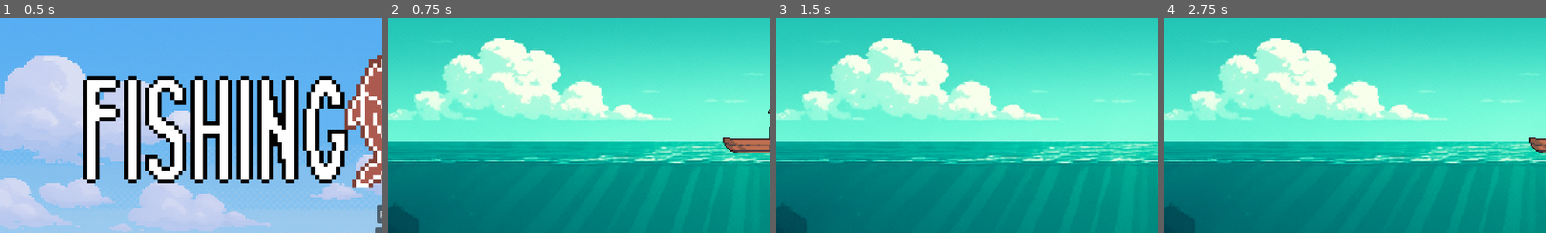
Above: before the commit, frames 1-4 (left to right).
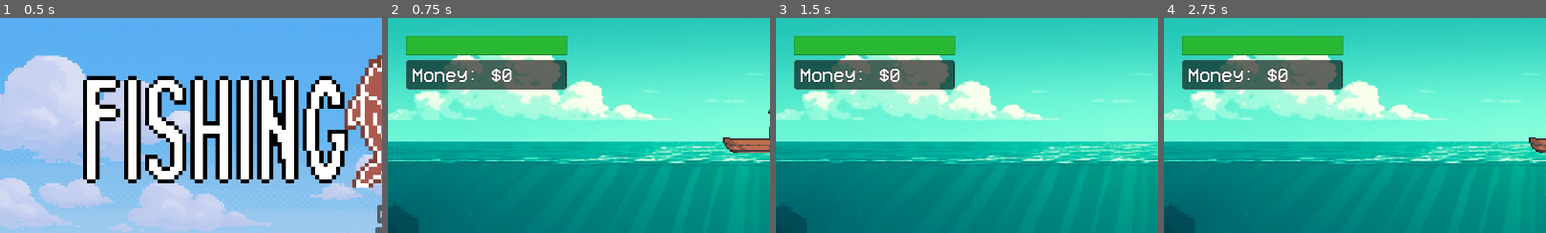
Above: after the commit, the same moments.

Repository: khangndct/oop-project-fishingfrenzy
Game: Godot game, scene res://Scenes/Main/Main.tscn
Same seed, same stepped clock (60 frames per second), same inputs: the game is played once before the commit and once after it.
Inputs:
- Up to frame 1 (0.5 s): no input
- Up to frame 2 (0.75 s): click "Play" at 0.5 s
- Up to frame 3 (1.5 s): tap Enter at 1.25 s; hold Right (arrowRight) from 1.28 s (still down); tap Space (spaceBar) at 1.35 s
- Up to frame 4 (2.75 s): release Right (arrowRight) at 2.03 s; hold Left (arrowLeft) from 2.03 s (still down); tap Space (spaceBar) at 2.1 s
The pictures show only the part of the screen within x 0-50%, y 0-50%; the shares and areas given below are measured in that part.

Frame 1 is identical in both runs. In frame 2, 9.5% of the frame differs, in the area x 4-47%, y 8-34%; in frame 3, 9.5%; in frame 4, 9.5%.

Commit message:
create HUD
add font, add Player Energy, add reduce energy function for Fish

Diff:
--- a/src/Entities/Player/Player.gd
+++ b/src/Entities/Player/Player.gd
@@ -2,19 +2,36 @@
 
 extends Node2D
 
+signal energy_changed(new_energy)
 
 enum State { IDLE, MOVE_LEFT, MOVE_RIGHT, AT_LEFTBOUND, AT_RIGHTBOUND }
 
+@export var speed : int = 10
+@export var max_energy : int = 100
+@export var energy_cost_per_fish : int = 2
 
-@export var speed : int = 10
 var player_state : int = State.IDLE
+var energy : int = 100 : set = set_energy
 
 
 func _ready():
-	pass
+	energy = max_energy  # Initialize energy to max
 
-func _physics_process(delta):
+func set_energy(new_energy: int):
+	energy = clamp(new_energy, 0, max_energy)
+	energy_changed.emit(energy)
+
+func reduce_energy_for_fish():
+	energy -= energy_cost_per_fish
+	if energy <= 0:
+		print("Player is exhausted!")
+
+func restore_energy(amount: int):
+	energy += amount
+
+func _physics_process(_delta):
 	var screen_size = get_viewport_rect().size
+
 	match player_state:
 		State.IDLE:
 			if Input.is_action_pressed("arrowRight"):
--- a/src/Entities/Rod/Rod.gd
+++ b/src/Entities/Rod/Rod.gd
@@ -48,6 +48,10 @@
 				$Line.points[0].y -= power
 			if abs($Line.points[1].y - $Line.points[0].y) <= 90:
 				GlobalVariable.money += fish_ref.fish_data.get_stat("value")
+				# Reduce player energy when fish is caught
+				var player = get_parent()  # Rod is child of Player
+				if player and player is Player:
+					player.reduce_energy_for_fish()
 				if is_instance_valid(fish_ref):
 					fish_ref.queue_free()
 				fish_ref = null
--- /dev/null
+++ b/src/Scenes/Play/HUD.gd
@@ -0,0 +1,24 @@
+extends CanvasLayer
+
+@onready var money_label = $MoneyLabel
+@onready var energy_bar = $EnergyBar
+var player_ref : Player
+
+func _ready():
+	update_money_display()
+	# Get reference to player
+	player_ref = get_node("../Player")
+	if player_ref:
+		player_ref.energy_changed.connect(_on_player_energy_changed)
+		# Initialize energy bar
+		energy_bar.max_value = player_ref.max_energy
+		energy_bar.value = player_ref.energy
+
+func _process(_delta):
+	update_money_display()
+
+func update_money_display():
+	money_label.text = "Money: $" + str(GlobalVariable.money)
+
+func _on_player_energy_changed(new_energy: int):
+	energy_bar.value = new_energy
--- /dev/null
+++ b/src/Scenes/Play/HUD.tscn
@@ -0,0 +1,64 @@
+[gd_scene load_steps=6 format=3 uid="uid://2p5klf8messb"]
+
+[ext_resource type="Script" uid="uid://xldj8vde1txf" path="res://Scenes/Play/HUD.gd" id="1_hud_script"]
+[ext_resource type="FontFile" uid="uid://65rfcb3imfa2" path="res://Assets/Font/vcr_osd_mono/VCR_OSD_MONO_1.001.ttf" id="2_pixel_font"]
+
+[sub_resource type="StyleBoxFlat" id="StyleBoxFlat_1"]
+bg_color = Color(0.2, 0.2, 0.2, 0.8)
+border_width_left = 2
+border_width_top = 2
+border_width_right = 2
+border_width_bottom = 2
+border_color = Color(0.5, 0.5, 0.5, 1)
+
+[sub_resource type="StyleBoxFlat" id="StyleBoxFlat_2"]
+bg_color = Color(0.2, 0.8, 0.2, 1)
+border_width_left = 1
+border_width_top = 1
+border_width_right = 1
+border_width_bottom = 1
+border_color = Color(0.1, 0.5, 0.1, 1)
+
+[sub_resource type="StyleBoxFlat" id="StyleBoxFlat_3"]
+content_margin_left = 10.0
+content_margin_top = 8.0
+content_margin_right = 10.0
+content_margin_bottom = 8.0
+bg_color = Color(0, 0, 0, 0.6)
+border_width_left = 1
+border_width_top = 1
+border_width_right = 1
+border_width_bottom = 1
+border_color = Color(0.4, 0.4, 0.4, 0.8)
+corner_radius_top_left = 5
+corner_radius_top_right = 5
+corner_radius_bottom_right = 5
+corner_radius_bottom_left = 5
+
+[node name="HUD" type="CanvasLayer"]
+script = ExtResource("1_hud_script")
+
+[node name="EnergyBar" type="ProgressBar" parent="."]
+modulate = Color(0.8, 0.9, 1, 1)
+offset_left = 30.0
+offset_top = 30.0
+offset_right = 300.0
+offset_bottom = 62.0
+theme_override_styles/background = SubResource("StyleBoxFlat_1")
+theme_override_styles/fill = SubResource("StyleBoxFlat_2")
+value = 100.0
+show_percentage = false
+
+[node name="MoneyLabel" type="Label" parent="."]
+offset_left = 30.0
+offset_top = 70.0
+offset_right = 300.0
+offset_bottom = 120.0
+theme_override_colors/font_color = Color(1, 1, 1, 1)
+theme_override_colors/font_outline_color = Color(0, 0, 0, 1)
+theme_override_constants/outline_size = 2
+theme_override_fonts/font = ExtResource("2_pixel_font")
+theme_override_font_sizes/font_size = 32
+theme_override_styles/normal = SubResource("StyleBoxFlat_3")
+text = "Money: $0"
+vertical_alignment = 1
--- a/src/Scenes/Play/Play.gd
+++ b/src/Scenes/Play/Play.gd
@@ -3,6 +3,5 @@
 func _ready():
 	pass
 
-
 func _process(delta):
 	print(GlobalVariable.money)
--- a/src/Scenes/Play/Play.tscn
+++ b/src/Scenes/Play/Play.tscn
@@ -4,6 +4,8 @@
 [ext_resource type="Texture2D" uid="uid://dtcxqrt5pxob6" path="res://Scenes/Play/img/background.png" id="1_a0n2g"]
 [ext_resource type="PackedScene" uid="uid://bsbx0w48xrbo3" path="res://Entities/Player/Player.tscn" id="3_01ami"]
 [ext_resource type="PackedScene" uid="uid://cdric1esr5pm4" path="res://Common/Utils/FishFactory.tscn" id="4_2ugot"]
+
+[ext_resource type="PackedScene" uid="uid://2p5klf8messb" path="res://Scenes/Play/HUD.tscn" id="5_hud"]
 
 [node name="Play" type="Node2D"]
 script = ExtResource("1_2ugot")
@@ -20,3 +22,5 @@
 position = Vector2(644, 180)
 
 [node name="FishFactory" parent="." instance=ExtResource("4_2ugot")]
+
+[node name="HUD" parent="." instance=ExtResource("5_hud")]
Binary file added: src/Assets/Font/vcr_osd_mono/VCR_OSD_MONO_1.001.ttf
Not shown, added: src/Assets/Font/vcr_osd_mono/VCR_OSD_MONO_1.001.ttf.import
Not shown, added: src/Scenes/Play/HUD.gd.uid
Not shown, added: src/export_presets.cfg
